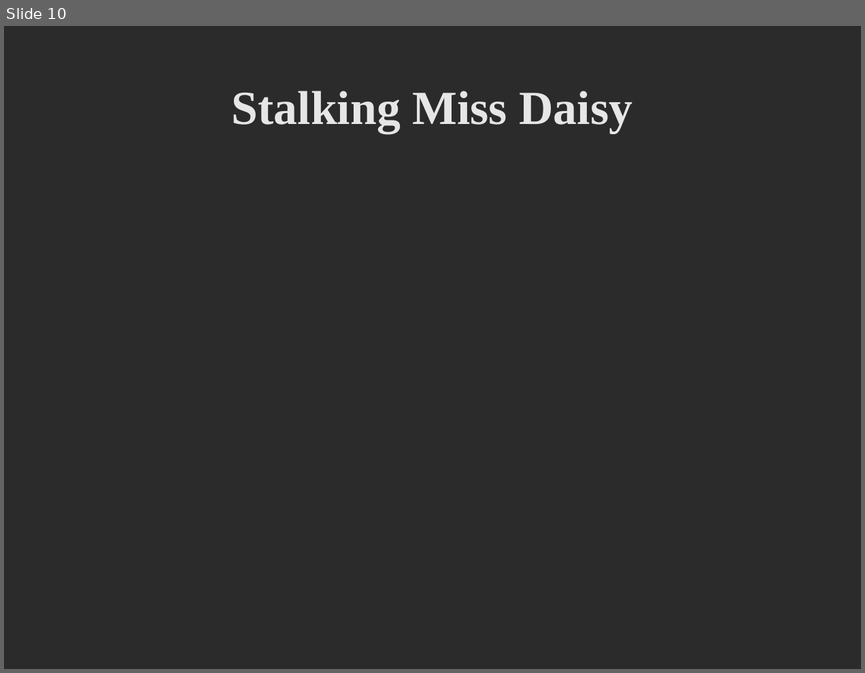
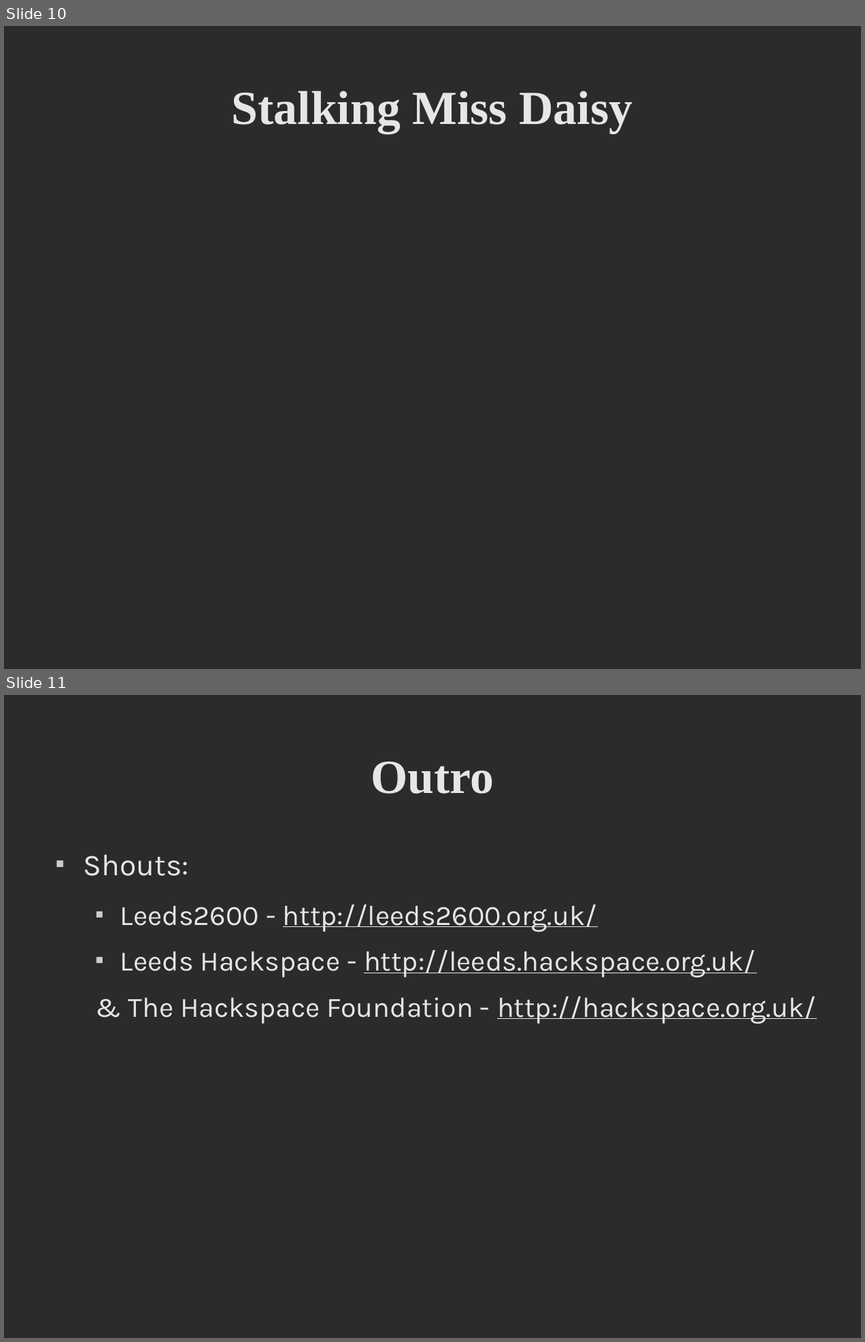
Before and after one commit to 1stvamp/brumcon9-talk, a slide deck: friendme.odp. Shown one above the other, each under a label of ours: slide 10 before the commit, slides 10 and 11 after it. The pictures are 865x673 and 865x1342 pixels, drawn with LibreOffice and Linux fonts; fonts in the diff are those of the drawing; background and template pictures are left out; a plain dark background stands for a picture behind light text. Boxes give left, top, right and bottom in pixels: in the first picture for what was removed or moved away, otherwise in the second. Text is boxed around its words. In the diff, an @@ line names an element or a change of style, - is before the commit and + after.

```diff
--- a/friendme.odp
+++ b/friendme.odp
@@ slide 11 added at bbox=[4, 695, 861, 1338], background picture (left out) @@
@@ title added at bbox=[371, 761, 494, 794], 44 pt, text #E6E6E6, bold @@
+Outro
@@ text added at bbox=[84, 854, 816, 1023], 26 pt, text #E6E6E6, underline @@
+■ Shouts:
+  ■ Leeds2600 - http://leeds2600.org.uk/
+  ■ Leeds Hackspace - http://leeds.hackspace.org.uk/
+  & The Hackspace Foundation - http://hackspace.org.uk/
```
Also in this commit, not shown: 8 slides changed, 1 other slide added, 1 slide removed.
